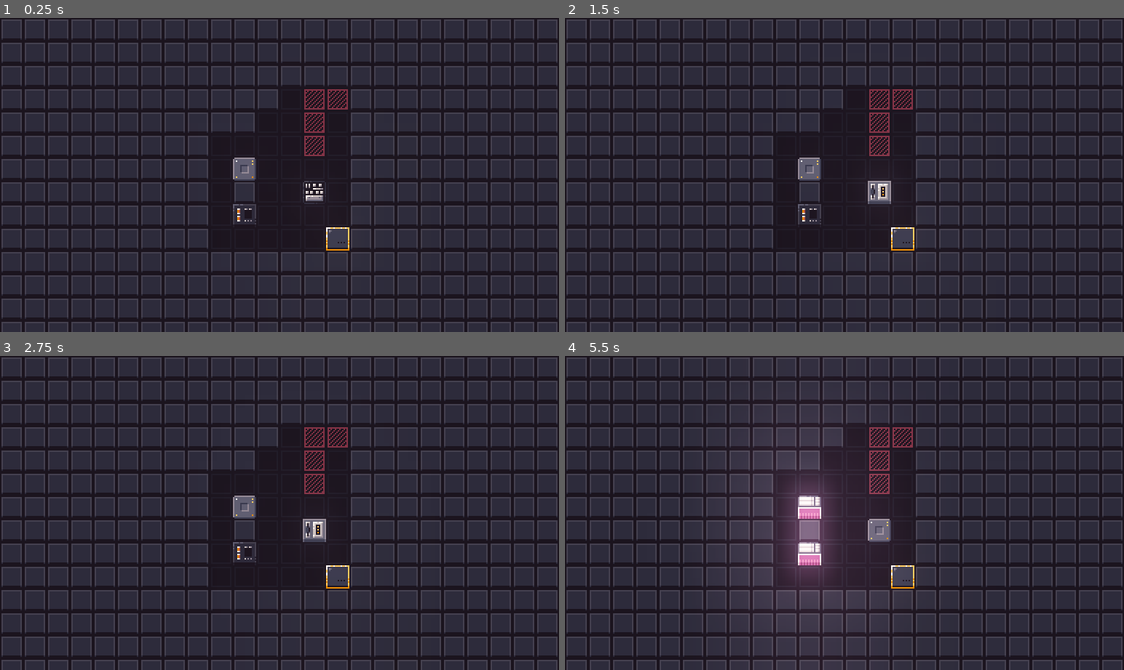
Above: before the commit, frames 1-4 (two rows, left to right).
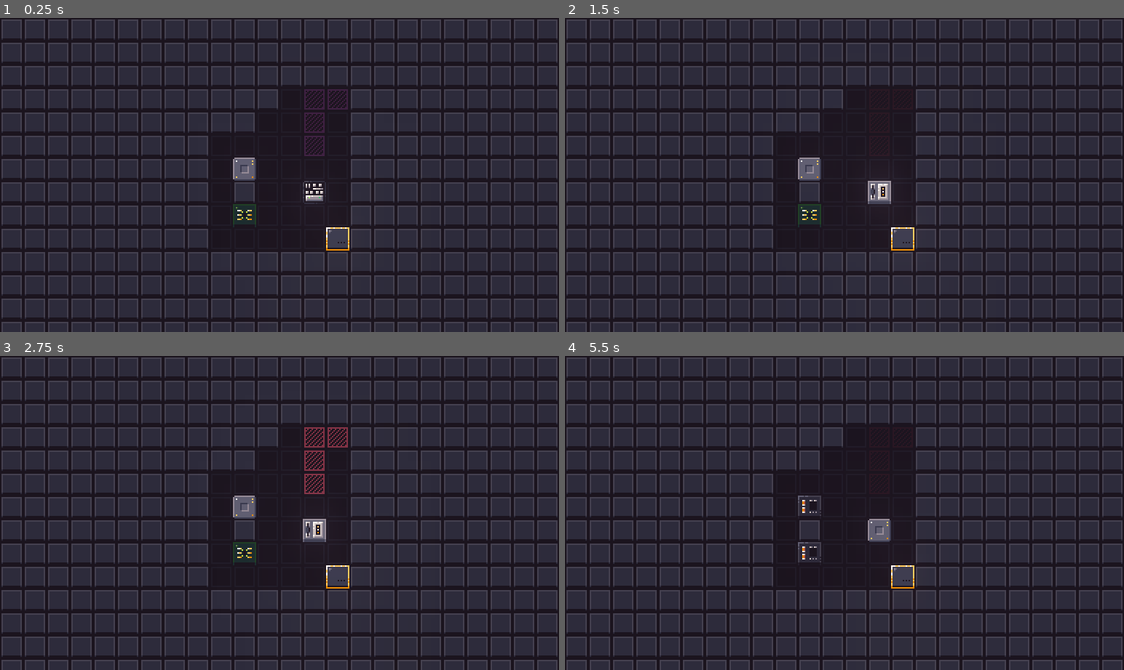
Above: after the commit, the same moments.

Repository: onsclom/GMTK2021
Game: Godot game, scene res://Main.tscn
Two runs of this game, one before a commit and one after it. Both use one fixed random seed, a clock stepped at 60 frames per second and the inputs below.
Inputs:
- Up to frame 1 (0.25 s): no input
- Up to frame 2 (1.5 s): hold Right (ui_right) 0.53-1.28 s; tap C (c) at 0.6 s; tap R (r) at 0.8, 1.35 s; hold Down (ui_down) from 1.28 s (still down)
- Up to frame 3 (2.75 s): tap V (v) at 1.55, 2.1 s; release Down (ui_down) at 2.03 s; hold Right (ui_right) from 2.03 s (still down); tap C (c) at 2.3 s
- Up to frame 4 (5.5 s): release Right (ui_right) at 2.78 s; hold Up (ui_up) 2.78-3.53 s; tap C (c) at 2.85, 4.55, 5.1 s; tap R (r) at 3.05, 3.6, 5.3 s; hold Left (ui_left) 3.53-5.03 s; tap V (v) at 3.8, 4.35 s; hold Down (ui_down) from 5.03 s (still down)

The runs differ from the first frame. In frame 1, 0.6% of the frame differs, in the area x 41-63%, y 22-66%; in frame 2, 0.6%; in frame 3, 0.1%; in frame 4, 5.2%, in the area x 35-63%, y 22-79%.

Commit message:
Animations

Diff:
--- a/AnimatedSprite.gd
+++ b/AnimatedSprite.gd
@@ -4,13 +4,21 @@
 # Declare member variables here. Examples:
 # var a = 2
 # var b = "text"
+var activated = false
+var animation_num
 
 
 # Called when the node enters the scene tree for the first time.
 func _ready():
-	var animation_num = Singleton.rng.randi_range(1,7)
+	animation_num = Singleton.rng.randi_range(1,7)
 	print("this called??")
 	animation = str(animation_num)
+
+func activate():
+	if not activated:
+		activated = true
+		animation_num+=7
+		animation = str(animation_num)
 
 # Called every frame. 'delta' is the elapsed time since the previous frame.
 #func _process(delta):
--- a/Body.tscn
+++ b/Body.tscn
@@ -1,48 +1,65 @@
-[gd_scene load_steps=11 format=2]
+[gd_scene load_steps=28 format=2]
 
-[ext_resource path="res://tiles/input/move2.png" type="Texture" id=1]
-[ext_resource path="res://tiles/input/move3.png" type="Texture" id=2]
-[ext_resource path="res://tiles/input/move8.png" type="Texture" id=3]
-[ext_resource path="res://tiles/input/move5.png" type="Texture" id=4]
-[ext_resource path="res://tiles/input/move7.png" type="Texture" id=5]
-[ext_resource path="res://tiles/input/move4.png" type="Texture" id=6]
-[ext_resource path="res://tiles/input/move6.png" type="Texture" id=7]
+[ext_resource path="res://art/animations/2/move3.png" type="Texture" id=1]
+[ext_resource path="res://art/animations/3/move9.png" type="Texture" id=2]
+[ext_resource path="res://art/animations/6/move15.png" type="Texture" id=3]
+[ext_resource path="res://art/animations/7/move21.png" type="Texture" id=4]
+[ext_resource path="res://art/animations/4/move10.png" type="Texture" id=5]
+[ext_resource path="res://art/animations/3/move6.png" type="Texture" id=6]
+[ext_resource path="res://art/animations/4/move13.png" type="Texture" id=7]
 [ext_resource path="res://Moveable.gd" type="Script" id=8]
 [ext_resource path="res://AnimatedSprite.gd" type="Script" id=9]
+[ext_resource path="res://art/animations/2/move5.png" type="Texture" id=10]
+[ext_resource path="res://art/animations/2/move4.png" type="Texture" id=11]
+[ext_resource path="res://art/animations/2/move2.png" type="Texture" id=12]
+[ext_resource path="res://art/animations/4/move11.png" type="Texture" id=13]
+[ext_resource path="res://art/animations/6/move16.png" type="Texture" id=14]
+[ext_resource path="res://art/animations/6/move17.png" type="Texture" id=15]
+[ext_resource path="res://art/animations/6/move14.png" type="Texture" id=16]
+[ext_resource path="res://art/animations/7/move18.png" type="Texture" id=17]
+[ext_resource path="res://art/animations/8/move23.png" type="Texture" id=18]
+[ext_resource path="res://art/animations/8/move24.png" type="Texture" id=19]
+[ext_resource path="res://art/animations/7/move20.png" type="Texture" id=20]
+[ext_resource path="res://art/animations/8/move25.png" type="Texture" id=21]
+[ext_resource path="res://art/animations/4/move12.png" type="Texture" id=22]
+[ext_resource path="res://art/animations/3/move8.png" type="Texture" id=23]
+[ext_resource path="res://art/animations/8/move22.png" type="Texture" id=24]
+[ext_resource path="res://art/animations/7/move19.png" type="Texture" id=25]
+[ext_resource path="res://art/animations/3/move7.png" type="Texture" id=26]
 
 [sub_resource type="SpriteFrames" id=1]
 animations = [ {
-"frames": [ ExtResource( 6 ) ],
+"frames": [ ExtResource( 6 ), ExtResource( 26 ), ExtResource( 23 ), ExtResource( 2 ) ],
 "loop": true,
 "name": "3",
 "speed": 5.0
 }, {
-"frames": [ ExtResource( 4 ) ],
+"frames": [ ExtResource( 5 ), ExtResource( 13 ), ExtResource( 22 ), ExtResource( 7 ) ],
 "loop": true,
 "name": "4",
 "speed": 5.0
 }, {
-"frames": [ ExtResource( 1 ) ],
+"frames": [ ExtResource( 12 ), ExtResource( 1 ), ExtResource( 11 ), ExtResource( 10 ) ],
 "loop": true,
 "name": "1",
 "speed": 5.0
 }, {
-"frames": [ ExtResource( 7 ) ],
+"frames": [ ExtResource( 16 ), ExtResource( 3 ), ExtResource( 14 ), ExtResource( 15 ) ],
 "loop": true,
 "name": "5",
 "speed": 5.0
 }, {
-"frames": [ ExtResource( 5 ) ],
+"frames": [ ExtResource( 17 ), ExtResource( 25 ), ExtResource( 20 ), ExtResource( 4 ) ],
 "loop": true,
 "name": "6",
 "speed": 5.0
 }, {
-"frames": [ ExtResource( 3 ) ],
+"frames": [ ExtResource( 24 ), ExtResource( 18 ), ExtResource( 19 ), ExtResource( 21 ) ],
 "loop": true,
 "name": "7",
 "speed": 5.0
 }, {
-"frames": [ ExtResource( 2 ) ],
+"frames": [ ExtResource( 6 ), ExtResource( 26 ), ExtResource( 23 ), ExtResource( 2 ) ],
 "loop": true,
 "name": "2",
 "speed": 5.0
@@ -54,5 +71,5 @@
 
 [node name="AnimatedSprite" type="AnimatedSprite" parent="."]
 frames = SubResource( 1 )
-animation = "7"
+animation = "14"
 script = ExtResource( 9 )
--- a/Finish.tscn
+++ b/Finish.tscn
@@ -29,5 +29,5 @@
 
 [node name="AnimatedSprite" type="AnimatedSprite" parent="."]
 frames = SubResource( 1 )
-frame = 15
+frame = 12
 playing = true
--- a/Game.gd
+++ b/Game.gd
@@ -132,6 +132,7 @@
 					#add new
 					new_body_parts.push_back( player_part_object.new(Vector2(check_x,check_y),
 						level[check_y][check_x].node) )
+					level[check_y][check_x].node.activate()
 		player_parts = new_body_parts
 	else:
 		print("not a safe move!")
--- a/Moveable.gd
+++ b/Moveable.gd
@@ -27,3 +27,6 @@
 
 func easeOutElastic(x):
 	return 1 - pow(1 - x, 5)
+
+func activate():
+	$AnimatedSprite.playing = true
Binary file added: art/animations/2/move2.png
Not shown, added: art/animations/2/move2.png.import
Binary file added: art/animations/2/move3.png
Not shown, added: art/animations/2/move3.png.import
Binary file added: art/animations/2/move4.png
Not shown, added: art/animations/2/move4.png.import
Binary file added: art/animations/2/move5.png
Not shown, added: art/animations/2/move5.png.import
Binary file added: art/animations/3/move6.png
Not shown, added: art/animations/3/move6.png.import
Binary file added: art/animations/3/move7.png
Not shown, added: art/animations/3/move7.png.import
(and 40 more such lines)
